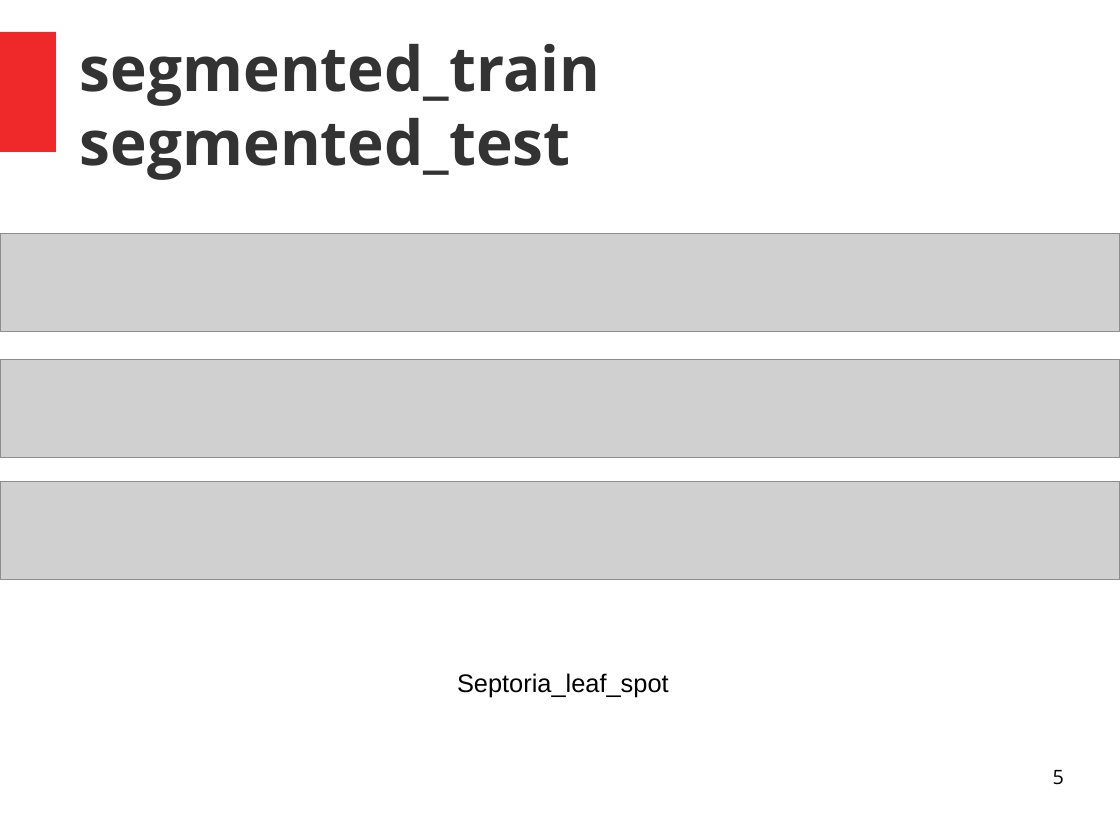
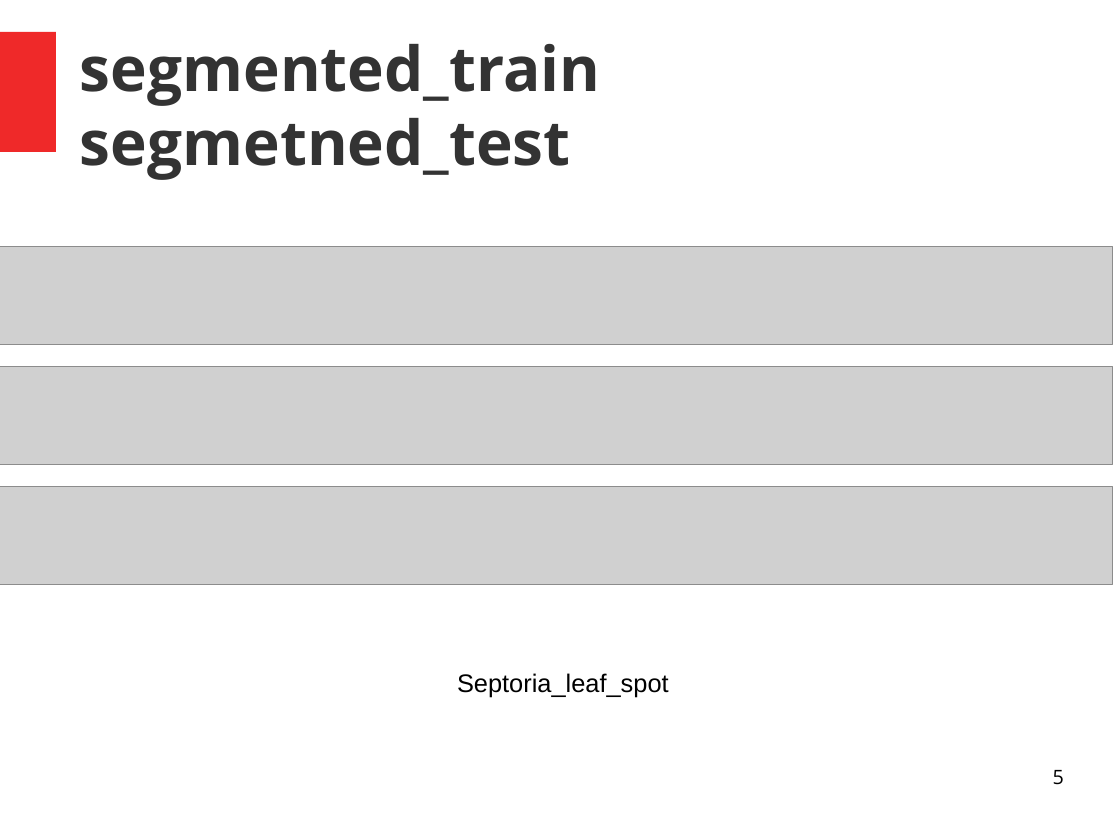
Before and after one commit to jarvis0/tomato-diseases, a slide deck: slide 5 of DL/model_evaluations/segmented_train/segmented_train (copy).odp. Drawn at 1120x840 pixels with LibreOffice and Linux fonts; fonts in the diff are those of the drawing; grey boxes stand for pictures. Boxes give left, top, right and bottom in pixels: in the first picture for what was removed or moved away, otherwise in the second. Text is boxed around its words. In the diff, an @@ line names an element or a change of style, - is before the commit and + after.

```diff
--- a/DL/model_evaluations/segmented_train/segmented_train (copy).odp
+++ b/DL/model_evaluations/segmented_train/segmented_train (copy).odp
@@ title at <box>80,44,600,180</box>: text changed @@
-segmented_train
-segmented_test
+segmented_train
+segmetned_test
@@ picture: place and size @@
-picture at <box>0,234,1120,331</box>
+picture at <box>0,247,1113,345</box>
@@ picture: place and size @@
-picture at <box>0,360,1120,457</box>
+picture at <box>0,367,1113,464</box>
@@ picture: place and size @@
-picture at <box>0,482,1120,579</box>
+picture at <box>0,487,1113,584</box>
```
Also in this commit, not shown: 2 other slides changed, 3 slides added, 20 other files.
